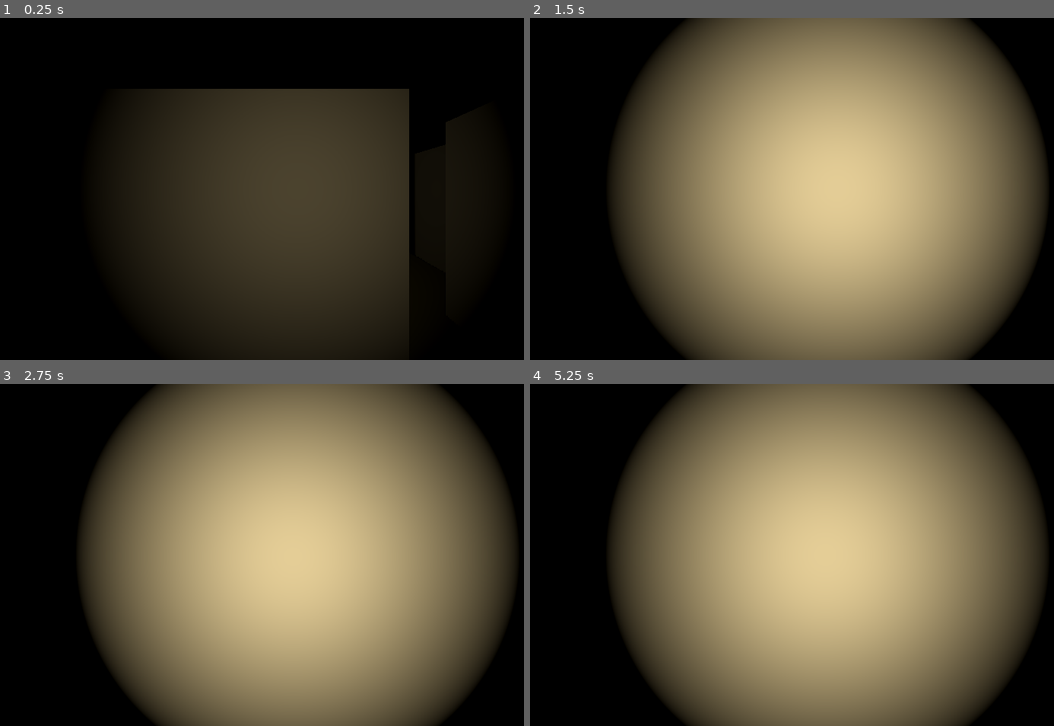
Above: before the commit, frames 1-4 (two rows, left to right).
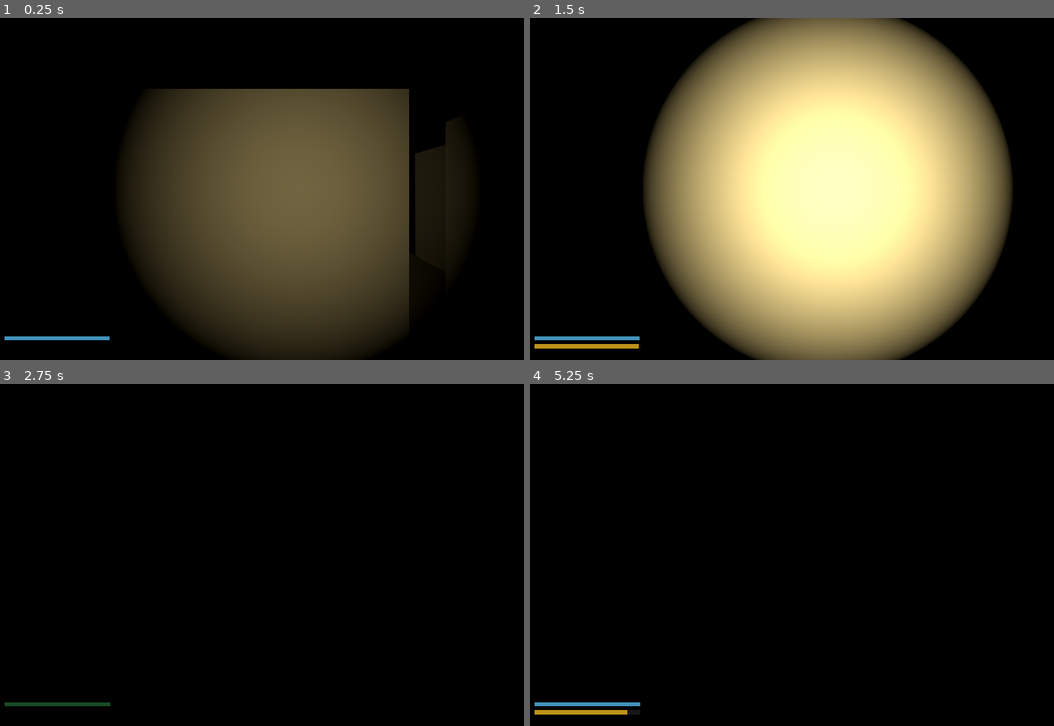
Above: after the commit, the same moments.

Repository: matteobnvl/games-week
Game: Godot game, scene res://main.tscn
Same seed, same stepped clock (60 frames per second), same inputs: the game is played once before the commit and once after it.
Inputs (mouse positions are in pixels of both pictures, inside the frame that each line leads up to):
- Up to frame 1 (0.25 s): no input
- Up to frame 2 (1.5 s): tap Enter at 0.5 s; move the mouse to (860, 189) at 0.52 s; hold E 0.53-1.28 s; hold W from 0.53 s (still down); tap Space at 0.77 s; tap Shift at 0.8, 1.35 s; move the mouse to (797, 189) at 1.27 s
- Up to frame 3 (2.75 s): keep holding W; tap Space at 1.52, 2 s; tap F at 1.55, 2.1 s; move the mouse to (314, 548) at 2.02 s; hold E from 2.03 s (still down)
- Up to frame 4 (5.25 s): keep holding W; tap Enter at 2.75, 5 s; move the mouse to (818, 561) at 2.77 s; release E at 2.78 s; tap E at 2.85, 4.55 s; tap Space at 3.02, 3.5, 3.77, 4.52 s; tap Shift at 3.05 s; move the mouse to (875, 558) at 3.52 s; hold Shift 3.53-4.28 s; tap F at 3.8, 4.35 s; move the mouse to (781, 551) at 4.27 s; move the mouse to (833, 555) at 5.02 s; hold Z from 5.03 s (still down)

The runs differ from the first frame. In frame 1, 19% of the frame differs, in the area x 0-77%, y 20-95%; in frame 2, 59%; in frame 3, 74%; in frame 4, 74%, in the area x 0-99%, y 0-100%.

Commit message:
feat: sprint player and update batery light

Diff:
--- a/main.gd
+++ b/main.gd
@@ -5,9 +5,27 @@
 const WALL_HEIGHT := 5.0
 const THRESHOLD := 128
 const MAP_PATH := "res://map2.png"
-const SPEED := 5.0
+const WALK_SPEED := 5.0
+const SPRINT_SPEED := 9.0
 const JUMP_VELOCITY := 4.5
 const MOUSE_SENSITIVITY := 0.002
+
+# --- Endurance ---
+const STAMINA_MAX := 100.0
+const STAMINA_DRAIN := 25.0
+const STAMINA_REGEN := 15.0
+const STAMINA_MIN_TO_SPRINT := 10.0
+
+# --- Lampe torche ---
+const BATTERY_MAX := 100.0
+const BATTERY_DRAIN := 3.0
+const BATTERY_RECHARGE_SPEED := 35.0
+const FLASH_ENERGY_MAX := 3.5
+const FLASH_ENERGY_MIN := 0.15
+const FLASH_RANGE_MAX := 35.0
+const FLASH_RANGE_MIN := 6.0
+const FLASH_ANGLE_MAX := 40.0
+const FLASH_ANGLE_MIN := 15.0
 
 var spawn_position := Vector3.ZERO
 var player: CharacterBody3D
@@ -16,55 +34,55 @@
 var flashlight_on := true
 var gravity: float = 9.8
 
-
-func _ready():
+var stamina: float = STAMINA_MAX
+var is_sprinting := false
+var stamina_bar_fg: ColorRect
+var stamina_bar_bg: ColorRect
+
+var battery: float = BATTERY_MAX
+var is_recharging := false
+var battery_bar_fg: ColorRect
+var battery_bar_bg: ColorRect
+
+
+func _ready() -> void:
 	var image := Image.new()
-	var err := image.load(MAP_PATH)
+	var err: int = image.load(MAP_PATH)
 
 	if err != OK:
-		print("❌ ERREUR : impossible de charger ", MAP_PATH)
+		print("ERREUR : impossible de charger ", MAP_PATH)
 		return
 
-	print("✅ Image chargée : ", image.get_width(), "x", image.get_height())
-
-	var cols := image.get_width()
-	var rows := image.get_height()
+	var cols: int = image.get_width()
+	var rows: int = image.get_height()
 
 	var grid: Array[Array] = []
-	for row in range(rows):
+	for row: int in range(rows):
 		var line: Array[int] = []
-		for col in range(cols):
-			var pixel := image.get_pixel(col, row)
+		for col: int in range(cols):
+			var pixel: Color = image.get_pixel(col, row)
 			if pixel.r < (THRESHOLD / 255.0):
 				line.append(1)
 			else:
 				line.append(0)
 		grid.append(line)
 
-	var rectangles := _merge_walls(grid, rows, cols)
-	print("✅ Murs générés : ", rectangles.size())
-
-	var spawn_grid := _find_spawn(grid, rows, cols)
+	var rectangles: Array = _merge_walls(grid, rows, cols)
+	var spawn_grid: Vector2 = _find_spawn(grid, rows, cols)
 	spawn_position = Vector3(spawn_grid.x * SCALE, 2.0, spawn_grid.y * SCALE)
-	print("✅ Spawn : ", spawn_position)
-
-	# Construire le monde
+
 	_build_floor(rows, cols)
 	_build_walls(rectangles, rows)
-	# _add_debug_light()
-
-	# Créer le joueur par code (pas de scène séparée)
 	_create_player()
-
-	print("✅ Tout est prêt !")
-
-
-func _create_player():
-	# CharacterBody3D
+	_create_ui()
+
+	print("Pret ! Murs: ", rectangles.size(), " | Spawn: ", spawn_position)
+
+
+func _create_player() -> void:
 	player = CharacterBody3D.new()
 	player.position = spawn_position
 
-	# Collision capsule
 	var col_shape := CollisionShape3D.new()
 	var capsule := CapsuleShape3D.new()
 	capsule.radius = 0.35
@@ -73,73 +91,162 @@
 	col_shape.position.y = 0.9
 	player.add_child(col_shape)
 
-	# Caméra
 	camera = Camera3D.new()
 	camera.position.y = 1.6
 	camera.current = true
 	player.add_child(camera)
 
-	# Lampe torche
 	flashlight = SpotLight3D.new()
 	flashlight.light_color = Color(1.0, 0.9, 0.6)
-	flashlight.light_energy = 1.5
-	flashlight.spot_range = 20.0
-	flashlight.spot_angle = 45.0
+	flashlight.light_energy = FLASH_ENERGY_MAX
+	flashlight.spot_range = FLASH_RANGE_MAX
+	flashlight.spot_angle = FLASH_ANGLE_MAX
 	flashlight.shadow_enabled = true
 	camera.add_child(flashlight)
 
 	add_child(player)
-
-	# Capturer la souris
 	Input.mouse_mode = Input.MOUSE_MODE_CAPTURED
 
-	print("✅ Joueur créé à : ", player.position)
-
-
-func _add_debug_light():
-	var sun := DirectionalLight3D.new()
-	sun.light_color = Color(1, 0.95, 0.85)
-	sun.light_energy = 0.3
-	sun.rotation_degrees = Vector3(-45, 45, 0)
-	add_child(sun)
-
-
-func _unhandled_input(event: InputEvent):
+
+func _create_ui() -> void:
+	var canvas := CanvasLayer.new()
+
+	stamina_bar_bg = ColorRect.new()
+	stamina_bar_bg.color = Color(0.15, 0.15, 0.15, 0.6)
+	stamina_bar_bg.size = Vector2(200, 8)
+	stamina_bar_bg.position = Vector2(20, -30)
+	stamina_bar_bg.anchor_top = 1.0
+	stamina_bar_bg.anchor_bottom = 1.0
+
+	stamina_bar_fg = ColorRect.new()
+	stamina_bar_fg.color = Color(0.9, 0.7, 0.1, 0.8)
+	stamina_bar_fg.size = Vector2(200, 8)
+	stamina_bar_fg.position = Vector2(20, -30)
+	stamina_bar_fg.anchor_top = 1.0
+	stamina_bar_fg.anchor_bottom = 1.0
+
+	canvas.add_child(stamina_bar_bg)
+	canvas.add_child(stamina_bar_fg)
+
+	battery_bar_bg = ColorRect.new()
+	battery_bar_bg.color = Color(0.15, 0.15, 0.15, 0.6)
+	battery_bar_bg.size = Vector2(200, 8)
+	battery_bar_bg.position = Vector2(20, -45)
+	battery_bar_bg.anchor_top = 1.0
+	battery_bar_bg.anchor_bottom = 1.0
+
+	battery_bar_fg = ColorRect.new()
+	battery_bar_fg.color = Color(0.3, 0.7, 0.9, 0.8)
+	battery_bar_fg.size = Vector2(200, 8)
+	battery_bar_fg.position = Vector2(20, -45)
+	battery_bar_fg.anchor_top = 1.0
+	battery_bar_fg.anchor_bottom = 1.0
+
+	canvas.add_child(battery_bar_bg)
+	canvas.add_child(battery_bar_fg)
+
+	add_child(canvas)
+
+
+func _update_ui() -> void:
+	var stam_ratio: float = stamina / STAMINA_MAX
+	stamina_bar_fg.size.x = 200.0 * stam_ratio
+
+	if stam_ratio > 0.5:
+		stamina_bar_fg.color = Color(0.9, 0.7, 0.1, 0.8)
+	elif stam_ratio > 0.2:
+		stamina_bar_fg.color = Color(0.9, 0.4, 0.1, 0.8)
+	else:
+		stamina_bar_fg.color = Color(0.9, 0.15, 0.1, 0.8)
+
+	var show_stam: bool = stamina < STAMINA_MAX - 0.1
+	stamina_bar_bg.visible = show_stam
+	stamina_bar_fg.visible = show_stam
+
+	var batt_ratio: float = battery / BATTERY_MAX
+	battery_bar_fg.size.x = 200.0 * batt_ratio
+
+	if is_recharging:
+		var blink: bool = fmod(Time.get_ticks_msec() / 300.0, 1.0) > 0.5
+		if blink:
+			battery_bar_fg.color = Color(0.2, 0.9, 0.3, 0.8)
+		else:
+			battery_bar_fg.color = Color(0.1, 0.5, 0.2, 0.5)
+	elif batt_ratio > 0.5:
+		battery_bar_fg.color = Color(0.3, 0.7, 0.9, 0.8)
+	elif batt_ratio > 0.2:
+		battery_bar_fg.color = Color(0.9, 0.5, 0.1, 0.8)
+	else:
+		battery_bar_fg.color = Color(0.9, 0.15, 0.1, 0.8)
+
+	battery_bar_bg.visible = true
+	battery_bar_fg.visible = true
+
+
+func _update_flashlight(delta: float) -> void:
+	if Input.is_key_pressed(KEY_E):
+		is_recharging = true
+		flashlight.visible = false
+		battery += BATTERY_RECHARGE_SPEED * delta
+		battery = min(battery, BATTERY_MAX)
+	else:
+		is_recharging = false
+
+		if flashlight_on and battery > 0:
+			flashlight.visible = true
+			battery -= BATTERY_DRAIN * delta
+			battery = max(battery, 0.0)
+
+		if battery <= 0:
+			flashlight.visible = false
+
+	var ratio: float = battery / BATTERY_MAX
+	flashlight.light_energy = lerpf(FLASH_ENERGY_MIN, FLASH_ENERGY_MAX, ratio)
+	flashlight.spot_range = lerpf(FLASH_RANGE_MIN, FLASH_RANGE_MAX, ratio)
+	flashlight.spot_angle = lerpf(FLASH_ANGLE_MIN, FLASH_ANGLE_MAX, ratio)
+
+	var warm: float = lerpf(0.4, 0.9, ratio)
+	flashlight.light_color = Color(1.0, warm, warm * 0.6)
+
+	if ratio < 0.15 and ratio > 0 and not is_recharging:
+		var flicker: float = randf()
+		if flicker < 0.08:
+			flashlight.visible = false
+		elif flashlight_on:
+			flashlight.visible = true
+
+
+func _unhandled_input(event: InputEvent) -> void:
 	if not player:
 		return
 
-	# Souris
 	if event is InputEventMouseMotion and Input.mouse_mode == Input.MOUSE_MODE_CAPTURED:
 		player.rotate_y(-event.relative.x * MOUSE_SENSITIVITY)
 		camera.rotate_x(-event.relative.y * MOUSE_SENSITIVITY)
 		camera.rotation.x = clamp(camera.rotation.x, -1.4, 1.4)
 
-	# Échap
 	if event is InputEventKey and event.pressed and event.keycode == KEY_ESCAPE:
 		if Input.mouse_mode == Input.MOUSE_MODE_CAPTURED:
 			Input.mouse_mode = Input.MOUSE_MODE_VISIBLE
 		else:
 			Input.mouse_mode = Input.MOUSE_MODE_CAPTURED
 
-	# F : lampe torche
 	if event is InputEventKey and event.pressed and event.keycode == KEY_F:
-		flashlight_on = !flashlight_on
-		flashlight.visible = flashlight_on
-
-
-func _physics_process(delta: float):
+		if not is_recharging:
+			flashlight_on = not flashlight_on
+			flashlight.visible = flashlight_on and battery > 0
+
+
+func _physics_process(delta: float) -> void:
 	if not player:
 		return
 
-	# Gravité
 	if not player.is_on_floor():
 		player.velocity.y -= gravity * delta
 
-	# Saut
 	if Input.is_key_pressed(KEY_SPACE) and player.is_on_floor():
 		player.velocity.y = JUMP_VELOCITY
 
-	# Mouvement ZQSD / WASD
 	var input_dir := Vector2.ZERO
 	if Input.is_key_pressed(KEY_Z) or Input.is_key_pressed(KEY_W):
 		input_dir.y -= 1
@@ -151,27 +258,42 @@
 		input_dir.x += 1
 
 	input_dir = input_dir.normalized()
-	var direction := (player.transform.basis * Vector3(input_dir.x, 0, input_dir.y)).normalized()
+	var is_moving: bool = input_dir.length() > 0.1
+
+	var wants_sprint: bool = Input.is_key_pressed(KEY_SHIFT)
+	if wants_sprint and is_moving and stamina > STAMINA_MIN_TO_SPRINT:
+		is_sprinting = true
+		stamina -= STAMINA_DRAIN * delta
+		stamina = max(stamina, 0.0)
+		if stamina <= 0.0:
+			is_sprinting = false
+	else:
+		is_sprinting = false
+		var regen_rate: float = STAMINA_REGEN if not is_moving else STAMINA_REGEN * 0.5
+		stamina += regen_rate * delta
+		stamina = min(stamina, STAMINA_MAX)
+
+	var speed: float = SPRINT_SPEED if is_sprinting else WALK_SPEED
+	var direction: Vector3 = (player.transform.basis * Vector3(input_dir.x, 0, input_dir.y)).normalized()
 
 	if direction:
-		player.velocity.x = direction.x * SPEED
-		player.velocity.z = direction.z * SPEED
+		player.velocity.x = direction.x * speed
+		player.velocity.z = direction.z * speed
 	else:
-		player.velocity.x = move_toward(player.velocity.x, 0, SPEED)
-		player.velocity.z = move_toward(player.velocity.z, 0, SPEED)
+		player.velocity.x = move_toward(player.velocity.x, 0, speed)
+		player.velocity.z = move_toward(player.velocity.z, 0, speed)
 
 	player.move_and_slide()
 
-	# Debug
-	if Engine.get_physics_frames() % 120 == 0:
-		print("📍 Pos: ", player.global_position, " | Au sol: ", player.is_on_floor())
+	_update_flashlight(delta)
+	_update_ui()
 
 
 # ============================================
 # CONSTRUCTION DU MONDE
 # ============================================
 
-func _build_floor(rows: int, cols: int):
+func _build_floor(rows: int, cols: int) -> void:
 	var floor_mesh := MeshInstance3D.new()
 	var box := BoxMesh.new()
 	box.size = Vector3(cols * SCALE, 1.0, rows * SCALE)
@@ -194,8 +316,8 @@
 	add_child(body)
 
 
-func _build_walls(rectangles: Array, rows: int):
-	for rect in rectangles:
+func _build_walls(rectangles: Array, rows: int) -> void:
+	for rect: Array in rectangles:
 		var col: int = rect[0]
 		var row: int = rect[1]
 		var w: int = rect[2]
@@ -232,24 +354,24 @@
 # ============================================
 
 func _find_spawn(grid: Array, rows: int, cols: int) -> Vector2:
-	var cx := cols / 2
-	var cy := rows / 2
+	var cx: int = cols / 2
+	var cy: int = rows / 2
 
 	if grid[cy][cx] == 0:
 		return Vector2(cx, cy)
 
-	var max_radius := maxi(cols, rows) / 2
-	for radius in range(1, max_radius, 5):
-		for angle in range(0, 360, 15):
-			var rad := deg_to_rad(angle)
-			var x := int(cx + radius * cos(rad))
-			var y := int(cy + radius * sin(rad))
+	var max_radius: int = maxi(cols, rows) / 2
+	for radius: int in range(1, max_radius, 5):
+		for angle: int in range(0, 360, 15):
+			var rad: float = deg_to_rad(angle)
+			var x: int = int(cx + radius * cos(rad))
+			var y: int = int(cy + radius * sin(rad))
 			if x >= 0 and x < cols and y >= 0 and y < rows:
 				if grid[y][x] == 0:
 					return Vector2(x, y)
 
-	for row in range(rows):
-		for col in range(cols):
+	for row: int in range(rows):
+		for col: int in range(cols):
 			if grid[row][col] == 0:
 				return Vector2(col, row)
 
@@ -258,7 +380,7 @@
 
 func _merge_walls(grid: Array, rows: int, cols: int) -> Array:
 	var visited: Array[Array] = []
-	for row in range(rows):
+	for row: int in range(rows):
 		var line: Array[bool] = []
 		line.resize(cols)
 		line.fill(false)
@@ -266,22 +388,22 @@
 
 	var rectangles: Array = []
 
-	for row in range(rows):
-		for col in range(cols):
+	for row: int in range(rows):
+		for col: int in range(cols):
 			if grid[row][col] != 1 or visited[row][col]:
 				continue
 
-			var width := 0
-			for c in range(col, cols):
+			var width: int = 0
+			for c: int in range(col, cols):
 				if grid[row][c] == 1 and not visited[row][c]:
 					width += 1
 				else:
 					break
 
-			var height := 0
-			for r in range(row, rows):
-				var full_row := true
-				for c in range(col, col + width):
+			var height: int = 0
+			for r: int in range(row, rows):
+				var full_row: bool = true
+				for c: int in range(col, col + width):
 					if c >= cols or grid[r][c] != 1 or visited[r][c]:
 						full_row = false
 						break
@@ -290,8 +412,8 @@
 				else:
 					break
 
-			for r in range(row, row + height):
-				for c in range(col, col + width):
+			for r: int in range(row, row + height):
+				for c: int in range(col, col + width):
 					visited[r][c] = true
 
 			rectangles.append([col, row, width, height])
